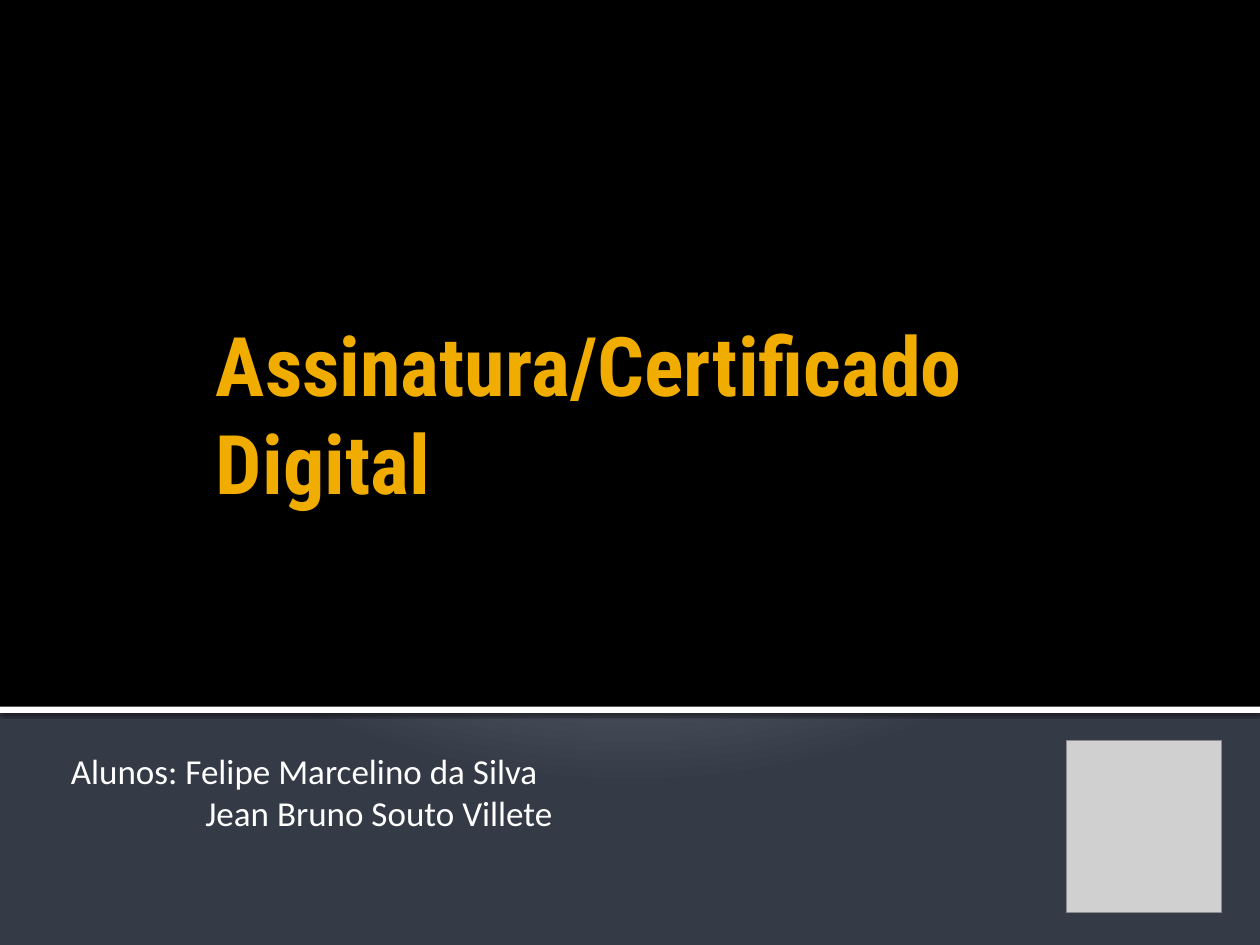
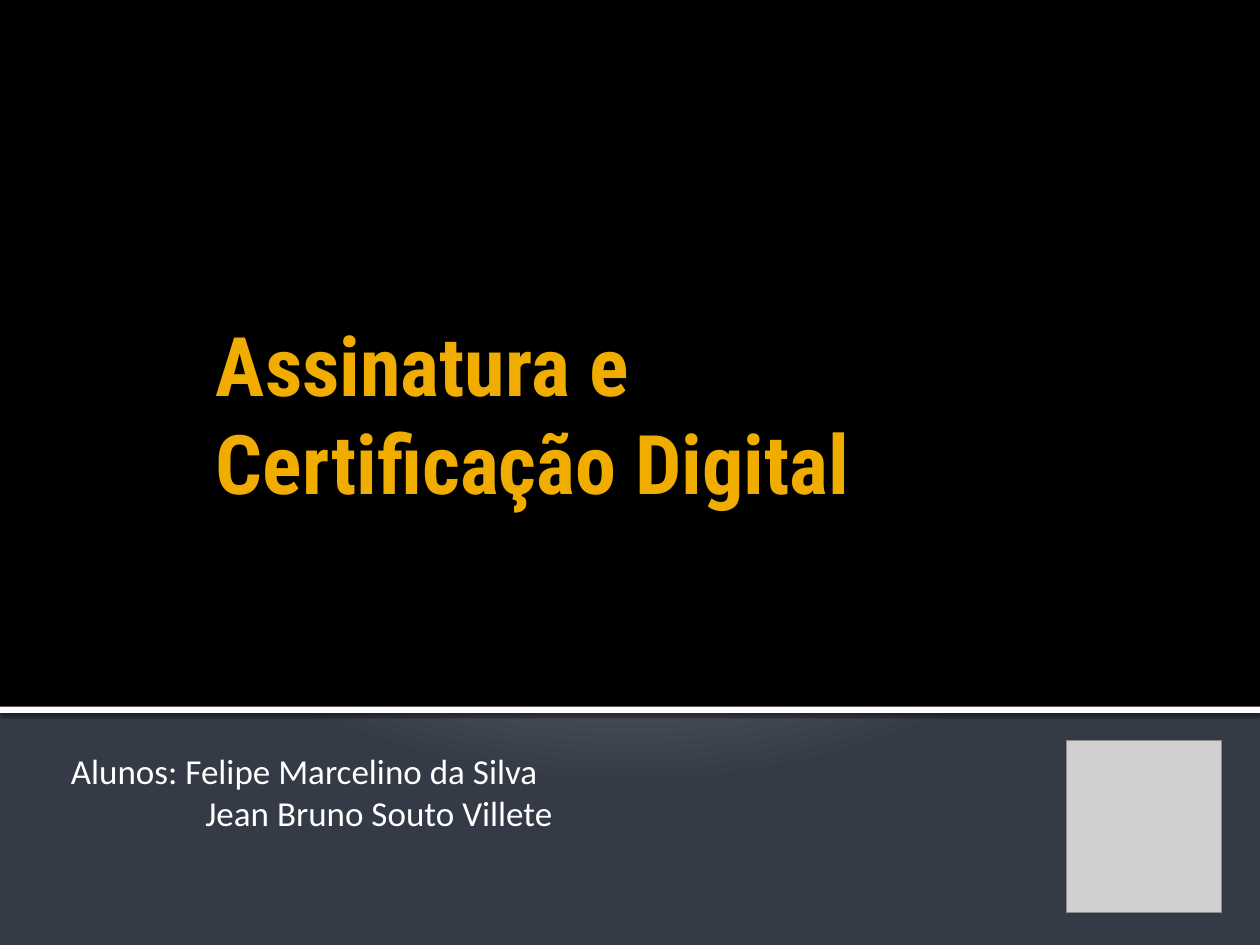
Before and after one commit to rayu1988/svn-jeanbruno, a slide deck: slide 1 of DOCS/TCC/5 - APRESENTAÇÃO.pptx. Drawn at 1260x945 pixels with LibreOffice and Linux fonts; fonts in the diff are those of the drawing; grey boxes stand for pictures. Boxes give left, top, right and bottom in pixels: in the first picture for what was removed or moved away, otherwise in the second. Text is boxed around its words. In the diff, an @@ line names an element or a change of style, - is before the commit and + after.

```diff
--- a/DOCS/TCC/5 - APRESENTAÇÃO.pptx
+++ b/DOCS/TCC/5 - APRESENTAÇÃO.pptx
@@ title at (216, 335, 849, 513): text changed @@
-Assinatura/Certificado Digital
+Assinatura e
+Certificação Digital
```
Also in this commit, not shown: 13 other slides changed, 10 slides added, 5 slides removed.
